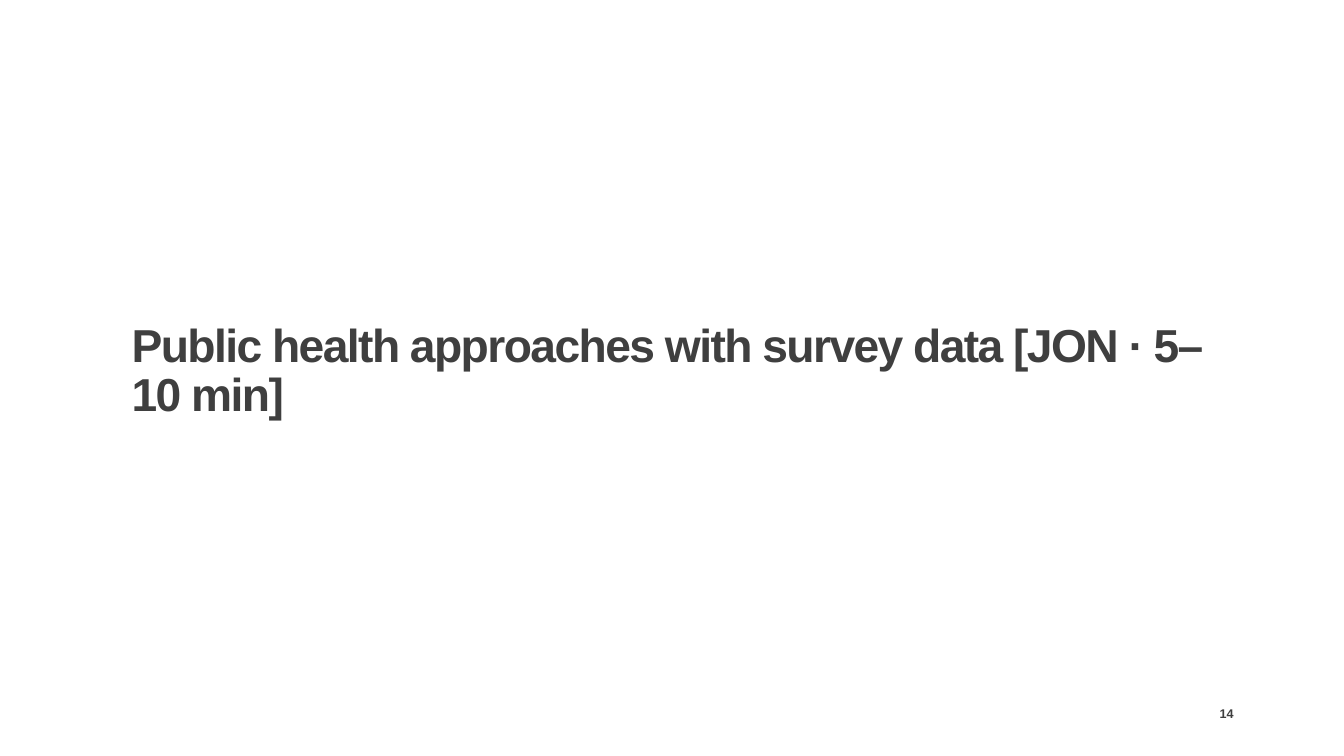
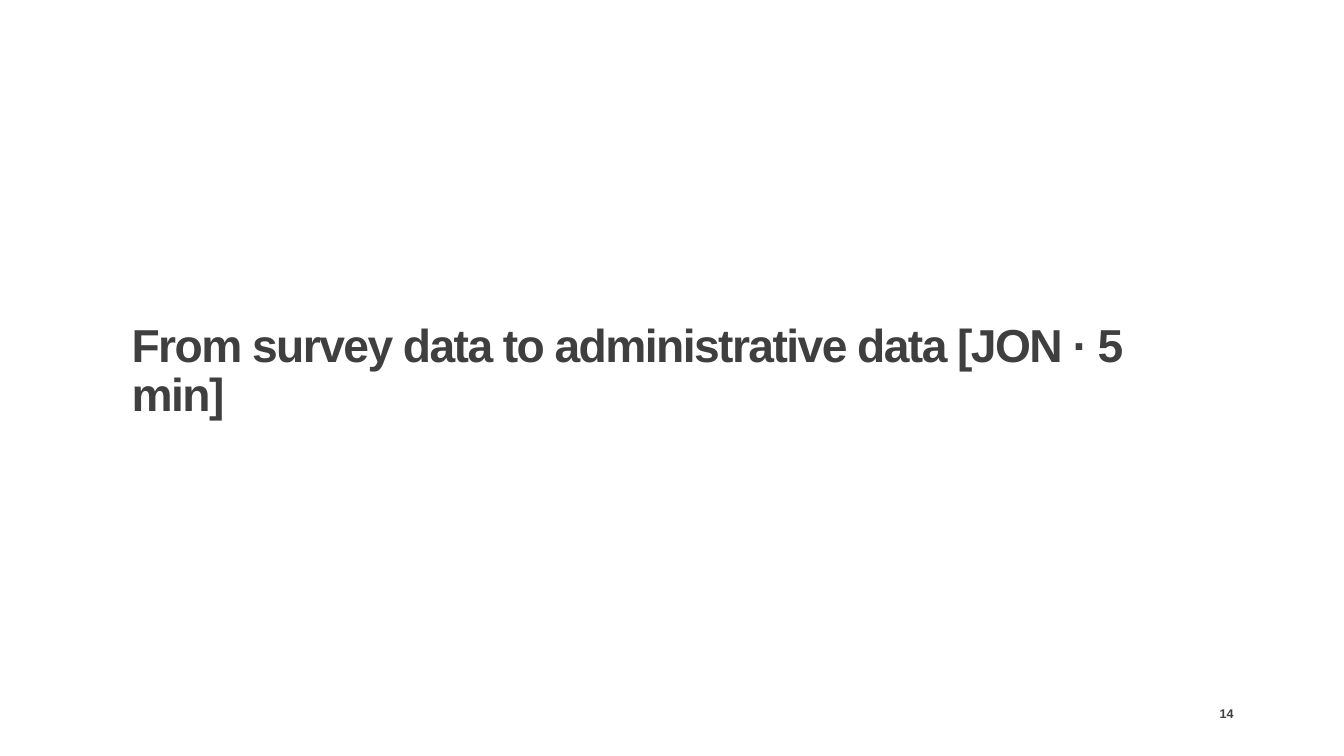
Before and after one commit to JonMinton/economic_inactivity, a slide deck: slide 14 of presentations/ifoa/hwle_ifoa_life_2026.pptx. Drawn at 1344x756 pixels with LibreOffice and Linux fonts; fonts in the diff are those of the drawing; background and template pictures are left out. Boxes give left, top, right and bottom in pixels: in the first picture for what was removed or moved away, otherwise in the second. Text is boxed around its words. In the diff, an @@ line names an element or a change of style, - is before the commit and + after.

```diff
--- a/presentations/ifoa/hwle_ifoa_life_2026.pptx
+++ b/presentations/ifoa/hwle_ifoa_life_2026.pptx
@@ title at <box>132,328,1124,421</box>: text changed @@
-Public health approaches with survey data [JON · 5–10 min]
+From survey data to administrative data [JON · 5 min]
```
Also in this commit, not shown: 3 other slides changed, 3 slides added, 1 slide removed, 2 other files.
